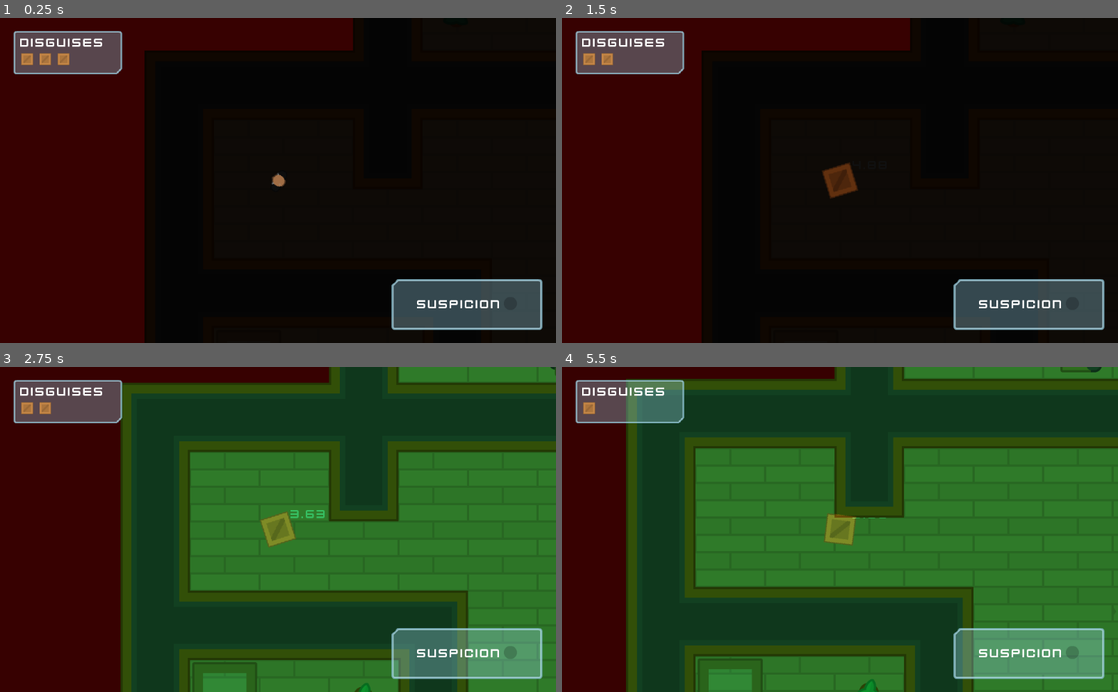
Above: before the commit, frames 1-4 (two rows, left to right).
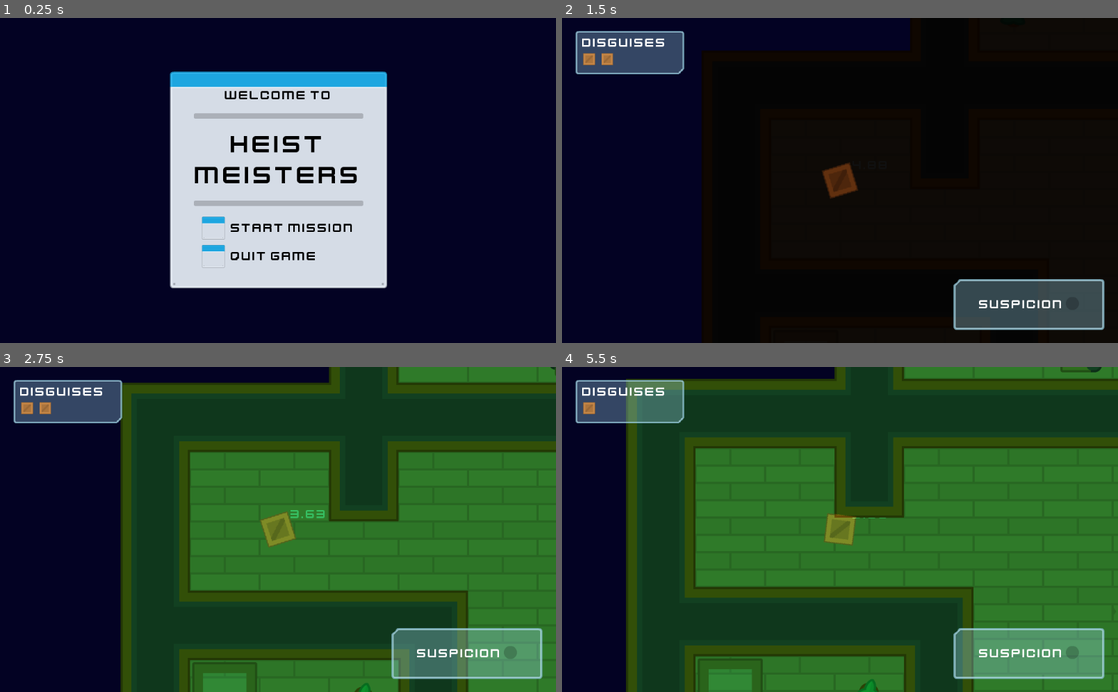
Above: after the commit, the same moments.

Repository: sandoche/Godot-learning-udemy
Game: Godot game, scene res://Lobby/Lobby.tscn
The game is run twice, just before and just after one commit, with the same random seed, the same clock (stepped at 60 frames per second) and the same inputs. Before the commit the project starts from res://Levels/Level1.tscn.
Inputs (mouse positions are in pixels of both pictures, inside the frame that each line leads up to):
- Up to frame 1 (0.25 s): no input
- Up to frame 2 (1.5 s): click (773, 229) at 0.52 s; tap Enter at 1.25 s; move the mouse to (962, 164) at 1.27 s; hold D (move_right) from 1.28 s (still down); tap E (toggle_disguise) at 1.35 s; click (962, 164) at 1.42 s
- Up to frame 3 (2.75 s): tap Space (toggle_vision_mode) at 2, 2.1 s; move the mouse to (166, 545) at 2.02 s; release D (move_right) at 2.03 s; hold S (move_down) from 2.03 s (still down)
- Up to frame 4 (5.5 s): move the mouse to (895, 458) at 2.77 s; release S (move_down) at 2.78 s; hold D (move_right) 2.78-3.53 s; tap E (toggle_disguise) at 2.85, 4.35 s; move the mouse to (812, 594) at 3.52 s; hold Z (move_up) 3.53-4.28 s; tap Space (toggle_vision_mode) at 3.6, 5, 5.1 s; click (812, 594) at 3.67 s; tap Enter at 4.25 s; move the mouse to (1006, 578) at 4.27 s; hold Q (move_left) from 4.28 s (still down); move the mouse to (673, 480) at 5.02 s

The runs differ from the first frame. In frame 1, 99% of the frame differs, in the area x 0-100%, y 0-100%; in frame 2, 28%; in frame 3, 23%; in frame 4, 13%.
Error in both runs: Invalid get index '0' (on base: 'PoolVector2Array'). (res://Characters/NPCs/Guard.gd:22)

Commit message:
:sparkles: Menu added

Diff:
--- /dev/null
+++ b/HeistMeisters/Lobby/Lobby.gd
@@ -0,0 +1,7 @@
+extends Control
+
+func _on_StartButton_pressed():
+	get_tree().change_scene("res://Levels/Level1.tscn")
+
+func _on_QuitButton_pressed():
+	get_tree().quit()
--- /dev/null
+++ b/HeistMeisters/Lobby/Lobby.tscn
@@ -0,0 +1,179 @@
+[gd_scene load_steps=9 format=2]
+
+[ext_resource path="res://GFX/Interface/PNG/metalPanel_blue.png" type="Texture" id=1]
+[ext_resource path="res://GFX/Interface/Fonts/kenvector_future.ttf" type="DynamicFontData" id=2]
+[ext_resource path="res://Interface/Theme.tres" type="Theme" id=3]
+[ext_resource path="res://GFX/Interface/PNG/barHorizontal_shadow_left.png" type="Texture" id=4]
+[ext_resource path="res://GFX/Interface/PNG/barHorizontal_shadow_mid.png" type="Texture" id=5]
+[ext_resource path="res://GFX/Interface/PNG/barHorizontal_shadow_right.png" type="Texture" id=6]
+[ext_resource path="res://Lobby/Lobby.gd" type="Script" id=7]
+
+[sub_resource type="DynamicFont" id=1]
+size = 48
+font_data = ExtResource( 2 )
+
+[node name="Lobby" type="Control"]
+anchor_right = 1.0
+anchor_bottom = 1.0
+theme = ExtResource( 3 )
+script = ExtResource( 7 )
+__meta__ = {
+"_edit_use_anchors_": false
+}
+
+[node name="CenterContainer" type="CenterContainer" parent="."]
+anchor_right = 1.0
+anchor_bottom = 1.0
+margin_left = 1.33643
+margin_top = -1.33636
+margin_right = 1.33643
+margin_bottom = -1.33636
+__meta__ = {
+"_edit_use_anchors_": false
+}
+
+[node name="Background" type="NinePatchRect" parent="CenterContainer"]
+margin_left = 312.0
+margin_top = 100.0
+margin_right = 712.0
+margin_bottom = 500.0
+rect_min_size = Vector2( 400, 400 )
+texture = ExtResource( 1 )
+patch_margin_left = 40
+patch_margin_top = 40
+patch_margin_right = 40
+patch_margin_bottom = 40
+
+[node name="VBoxContainer" type="VBoxContainer" parent="CenterContainer/Background"]
+anchor_right = 1.0
+anchor_bottom = 1.0
+margin_left = 12.0
+margin_top = 30.0
+margin_right = -12.0
+margin_bottom = -12.0
+custom_constants/separation = 20
+__meta__ = {
+"_edit_use_anchors_": false
+}
+
+[node name="Label" type="Label" parent="CenterContainer/Background/VBoxContainer"]
+margin_right = 376.0
+margin_bottom = 27.0
+custom_colors/font_color = Color( 0, 0, 0, 1 )
+text = "Welcome to"
+align = 1
+
+[node name="Split2" type="HBoxContainer" parent="CenterContainer/Background/VBoxContainer"]
+margin_top = 47.0
+margin_right = 376.0
+margin_bottom = 57.0
+custom_constants/separation = 0
+alignment = 1
+
+[node name="TextureRect" type="TextureRect" parent="CenterContainer/Background/VBoxContainer/Split2"]
+margin_left = 32.0
+margin_right = 38.0
+margin_bottom = 10.0
+rect_min_size = Vector2( 6, 10 )
+texture = ExtResource( 4 )
+expand = true
+
+[node name="TextureRect2" type="TextureRect" parent="CenterContainer/Background/VBoxContainer/Split2"]
+margin_left = 38.0
+margin_right = 338.0
+margin_bottom = 10.0
+rect_min_size = Vector2( 300, 10 )
+texture = ExtResource( 5 )
+expand = true
+
+[node name="TextureRect3" type="TextureRect" parent="CenterContainer/Background/VBoxContainer/Split2"]
+margin_left = 338.0
+margin_right = 344.0
+margin_bottom = 10.0
+rect_min_size = Vector2( 6, 10 )
+texture = ExtResource( 6 )
+expand = true
+
+[node name="Label2" type="Label" parent="CenterContainer/Background/VBoxContainer"]
+margin_top = 77.0
+margin_right = 376.0
+margin_bottom = 188.0
+custom_fonts/font = SubResource( 1 )
+custom_colors/font_color = Color( 0, 0, 0, 1 )
+text = "Heist
+Meisters"
+align = 1
+
+[node name="Split" type="HBoxContainer" parent="CenterContainer/Background/VBoxContainer"]
+margin_top = 208.0
+margin_right = 376.0
+margin_bottom = 218.0
+custom_constants/separation = 0
+alignment = 1
+
+[node name="TextureRect" type="TextureRect" parent="CenterContainer/Background/VBoxContainer/Split"]
+margin_left = 32.0
+margin_right = 38.0
+margin_bottom = 10.0
+rect_min_size = Vector2( 6, 10 )
+texture = ExtResource( 4 )
+expand = true
+
+[node name="TextureRect2" type="TextureRect" parent="CenterContainer/Background/VBoxContainer/Split"]
+margin_left = 38.0
+margin_right = 338.0
+margin_bottom = 10.0
+rect_min_size = Vector2( 300, 10 )
+texture = ExtResource( 5 )
+expand = true
+
+[node name="TextureRect3" type="TextureRect" parent="CenterContainer/Background/VBoxContainer/Split"]
+margin_left = 338.0
+margin_right = 344.0
+margin_bottom = 10.0
+rect_min_size = Vector2( 6, 10 )
+texture = ExtResource( 6 )
+expand = true
+
+[node name="CenterContainer" type="CenterContainer" parent="CenterContainer/Background/VBoxContainer"]
+margin_top = 238.0
+margin_right = 376.0
+margin_bottom = 332.0
+
+[node name="GridContainer" type="GridContainer" parent="CenterContainer/Background/VBoxContainer/CenterContainer"]
+margin_left = 47.0
+margin_right = 328.0
+margin_bottom = 94.0
+custom_constants/vseparation = 10
+custom_constants/hseparation = 11
+columns = 2
+
+[node name="StartButton" type="Button" parent="CenterContainer/Background/VBoxContainer/CenterContainer/GridContainer"]
+margin_right = 42.0
+margin_bottom = 42.0
+rect_min_size = Vector2( 42, 42 )
+
+[node name="Label" type="Label" parent="CenterContainer/Background/VBoxContainer/CenterContainer/GridContainer"]
+margin_left = 53.0
+margin_top = 7.0
+margin_right = 281.0
+margin_bottom = 34.0
+custom_colors/font_color = Color( 0, 0, 0, 1 )
+text = "Start mission"
+
+[node name="QuitButton" type="Button" parent="CenterContainer/Background/VBoxContainer/CenterContainer/GridContainer"]
+margin_top = 52.0
+margin_right = 42.0
+margin_bottom = 94.0
+rect_min_size = Vector2( 42, 42 )
+
+[node name="Label2" type="Label" parent="CenterContainer/Background/VBoxContainer/CenterContainer/GridContainer"]
+margin_left = 53.0
+margin_top = 59.0
+margin_right = 281.0
+margin_bottom = 86.0
+custom_colors/font_color = Color( 0, 0, 0, 1 )
+text = "Quit game"
+
+[connection signal="pressed" from="CenterContainer/Background/VBoxContainer/CenterContainer/GridContainer/StartButton" to="." method="_on_StartButton_pressed"]
+[connection signal="pressed" from="CenterContainer/Background/VBoxContainer/CenterContainer/GridContainer/QuitButton" to="." method="_on_QuitButton_pressed"]
--- /dev/null
+++ b/HeistMeisters/Music/BackgroundMusic.tscn
@@ -0,0 +1,8 @@
+[gd_scene load_steps=2 format=2]
+
+[ext_resource path="res://SFX/Music/StealthintheWoods.ogg" type="AudioStream" id=1]
+
+[node name="BackgroundMusic" type="AudioStreamPlayer"]
+stream = ExtResource( 1 )
+volume_db = -10.0
+autoplay = true
--- a/HeistMeisters/project.godot
+++ b/HeistMeisters/project.godot
@@ -11,12 +11,13 @@
 [application]
 
 config/name="Heist Meisters"
-run/main_scene="res://Levels/Level1.tscn"
+run/main_scene="res://Lobby/Lobby.tscn"
 config/icon="res://icon.png"
 
 [autoload]
 
 CombinationGenerator="*res://Doors/CombinationGenerator.gd"
+BackgroundMusic="*res://Music/BackgroundMusic.tscn"
 
 [global]
 
@@ -73,5 +74,5 @@
 
 [rendering]
 
-environment/default_clear_color=Color( 0.219608, 0.00784314, 0.00784314, 1 )
+environment/default_clear_color=Color( 0.0156863, 0.0117647, 0.141176, 1 )
 environment/default_environment="res://default_env.tres"
